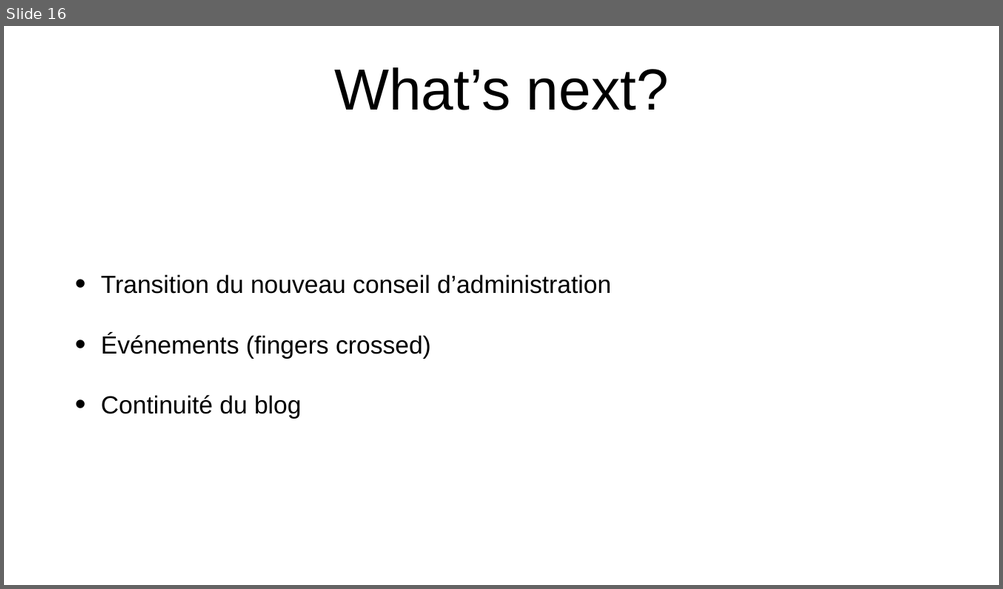
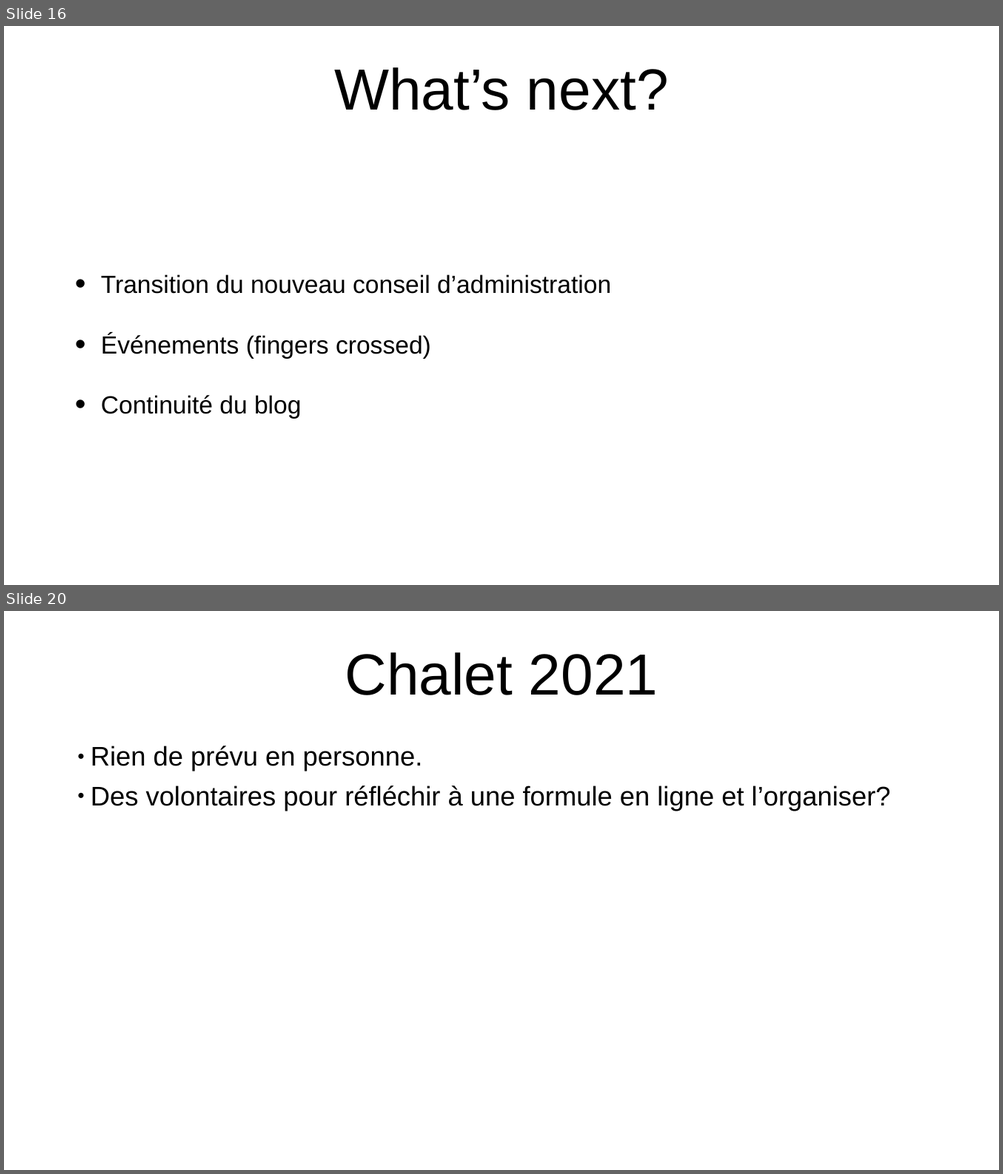
Before and after one commit to dot-layer/community-events, a slide deck: presentations/2021/assemblee-generale/ag-2021-04-13.pptx. Shown one above the other, each under a label of ours: slide 16 before the commit, slides 16 and 20 after it; the slides between them are not shown. The pictures are 1003x589 and 1003x1174 pixels, drawn with LibreOffice and Linux fonts; fonts in the diff are those of the drawing. Boxes give left, top, right and bottom in pixels: in the first picture for what was removed or moved away, otherwise in the second. Text is boxed around its words. In the diff, an @@ line names an element or a change of style, - is before the commit and + after.

```diff
--- a/presentations/2021/assemblee-generale/ag-2021-04-13.pptx
+++ b/presentations/2021/assemblee-generale/ag-2021-04-13.pptx
@@ slide 20 added at (x1=4, y1=611, x2=999, y2=1170), background #FFFFFF @@
@@ text added at (x1=345, y1=652, x2=657, y2=695), 112 pt, text #000000 @@
+Chalet 2021
@@ text added at (x1=91, y1=746, x2=891, y2=812), 52 pt, text #000000 @@
+● Rien de prévu en personne.
+● Des volontaires pour réfléchir à une formule en ligne et l’organiser?
```
Also in this commit, not shown: 4 slides changed, 3 other slides added.
